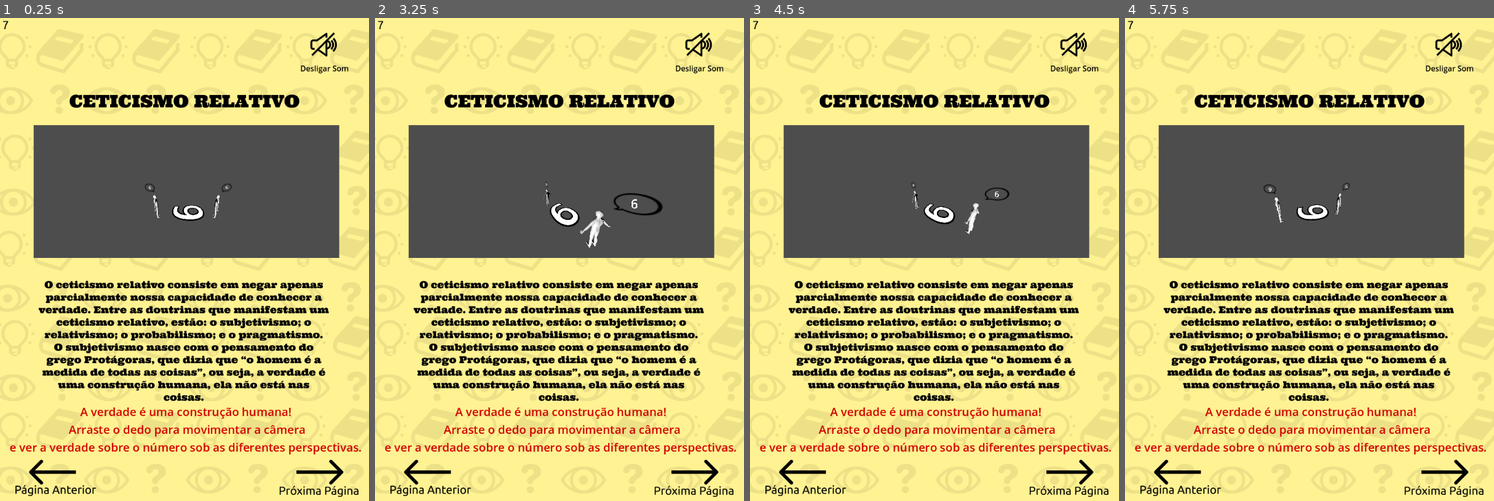
Above: before the commit, frames 1-4 (left to right).
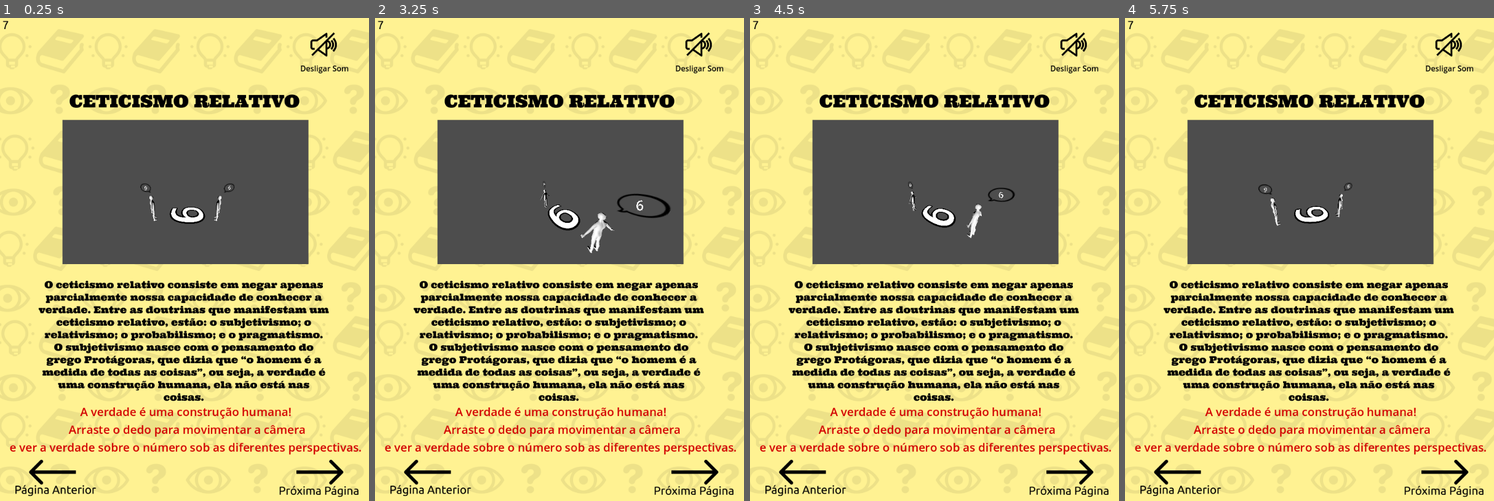
Above: after the commit, the same moments.

Repository: sandrovscarneiro/livro-interativo
Game: Godot game, scene res://cenas/pagina_7.tscn
The game is run twice, just before and just after one commit, with the same random seed, the same clock (stepped at 60 frames per second) and the same inputs. This scene is started directly instead of the project's main scene. Sound files missing from this copy of the repository are replaced by a short silence.
Inputs (mouse positions are in pixels of both pictures, inside the frame that each line leads up to):
- Up to frame 1 (0.25 s): no input
- Up to frame 2 (3.25 s): tap Enter at 0.5, 2 s; move the mouse to (640, 240) at 0.52 s; click (640, 240) at 0.67 s; tap Space at 1.25, 2.75 s; drag from (485, 288) to (541, 360) at 1.27 s; move the mouse to (596, 158) at 2.02 s; click (596, 158) at 2.17 s; drag from (541, 360) to (448, 191) at 2.77 s
- Up to frame 3 (4.5 s): tap Enter at 3.5 s; move the mouse to (1045, 336) at 3.52 s; click (1045, 336) at 3.67 s; tap Space at 4.25 s; drag from (823, 191) to (879, 138) at 4.27 s
- Up to frame 4 (5.75 s): move the mouse to (1327, 264) at 5.02 s; click (1327, 264) at 5.17 s

The runs differ from the first frame. In frame 1, 6.7% of the frame differs, in the area x 9-92%, y 21-51%; in frame 2, 7.1%; in frame 3, 6.8%; in frame 4, 6.7%.

Commit message:
corrigir tamanho da view 3d

Diff:
--- a/cenas/pagina_7.tscn
+++ b/cenas/pagina_7.tscn
@@ -58,14 +58,14 @@
 path_pag_anterior = "res://cenas/pagina_6.tscn"
 
 [node name="SubViewportContainer" type="SubViewportContainer" parent="."]
-offset_left = 70.0
-offset_top = 223.0
-offset_right = 706.0
-offset_bottom = 499.0
+offset_left = 130.0
+offset_top = 212.0
+offset_right = 642.0
+offset_bottom = 512.0
 
 [node name="SubViewport" type="SubViewport" parent="SubViewportContainer"]
 handle_input_locally = false
-size = Vector2i(636, 276)
+size = Vector2i(512, 300)
 render_target_update_mode = 4
 
 [node name="Node3D" type="Node3D" parent="SubViewportContainer/SubViewport"]
